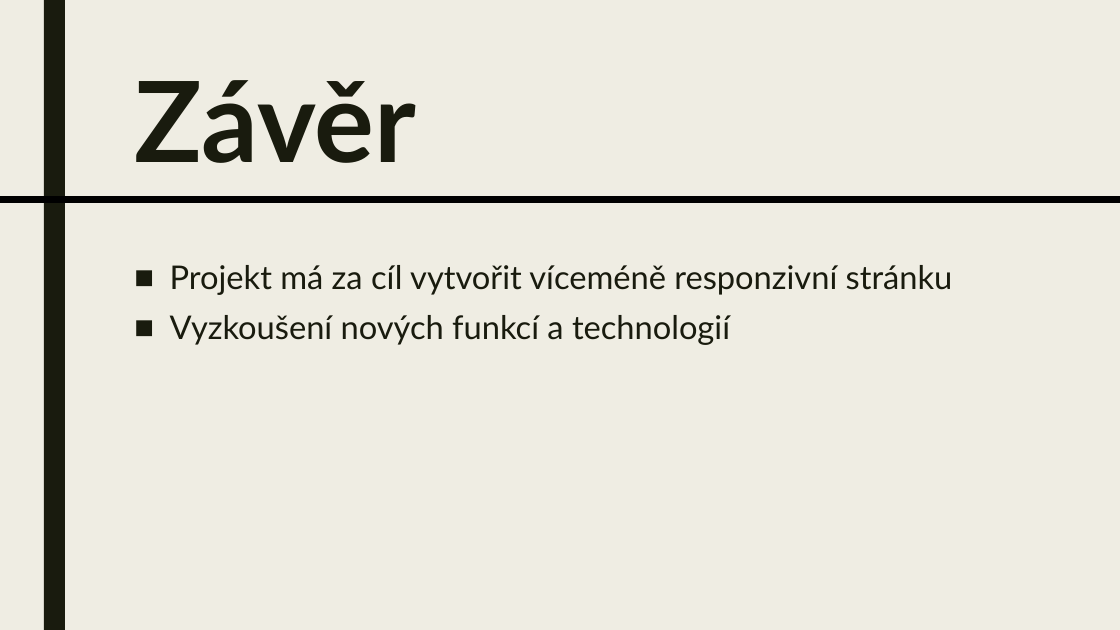
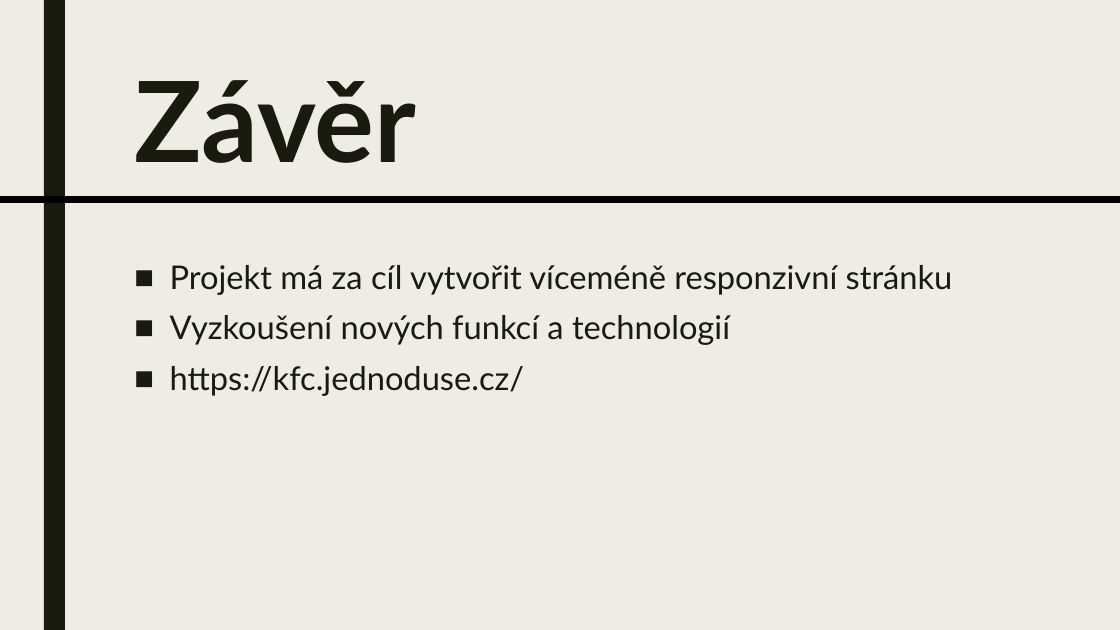
Before and after one commit to Atmaak/KFC, a slide deck: slide 5 of KFC - prezentace.pptx. Drawn at 1120x630 pixels with LibreOffice and Linux fonts; fonts in the diff are those of the drawing. Boxes give left, top, right and bottom in pixels: in the first picture for what was removed or moved away, otherwise in the second. Text is boxed around its words. In the diff, an @@ line names an element or a change of style, - is before the commit and + after.

```diff
--- a/KFC - prezentace.pptx
+++ b/KFC - prezentace.pptx
@@ text at box(170, 366, 524, 396): paragraph added @@
+■ https://kfc.jednoduse.cz/
```
